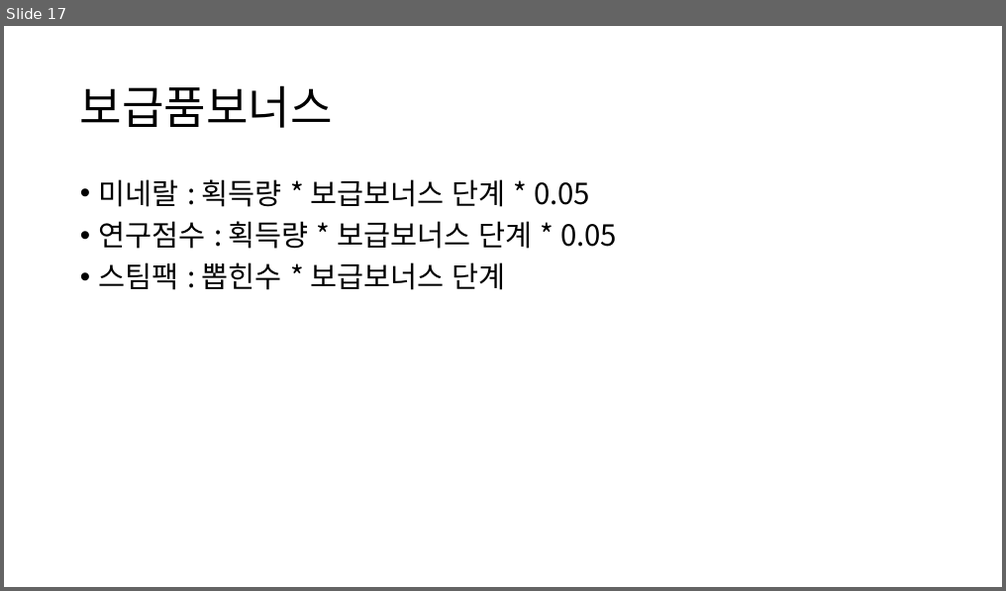
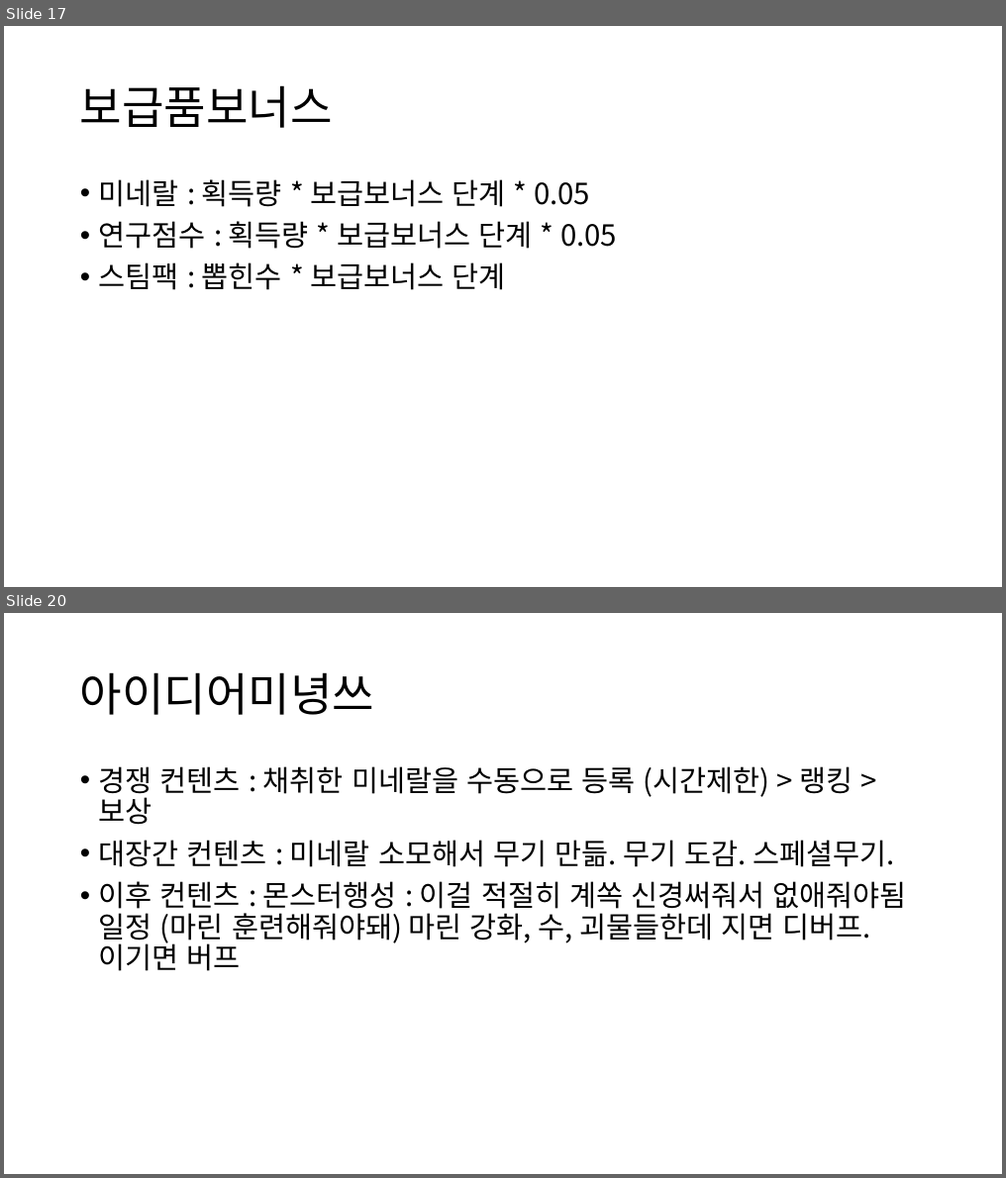
Before and after one commit to SungMinseok/IdleTerran1, a slide deck: SCV 24 기획안.pptx. Shown one above the other, each under a label of ours: slide 17 before the commit, slides 17 and 20 after it; the slides between them are not shown. The pictures are 1006x591 and 1006x1178 pixels, drawn with LibreOffice and Linux fonts; fonts in the diff are those of the drawing. Boxes give left, top, right and bottom in pixels: in the first picture for what was removed or moved away, otherwise in the second. Text is boxed around its words. In the diff, an @@ line names an element or a change of style, - is before the commit and + after.

```diff
--- a/SCV 24 기획안.pptx
+++ b/SCV 24 기획안.pptx
@@ slide 20 added at box(4, 613, 1002, 1174), background #FFFFFF @@
@@ title added at box(80, 672, 374, 715), 44 pt, text #000000 @@
+아이디어미녕쓰
@@ text added at box(99, 766, 907, 971), 28 pt, text #000000 @@
+• 경쟁 컨텐츠 : 채취한 미네랄을 수동으로 등록 (시간제한) > 랭킹 > 보상
+• 대장간 컨텐츠 : 미네랄 소모해서 무기 만듦. 무기 도감. 스페셜무기.
+• 이후 컨텐츠 : 몬스터행성 : 이걸 적절히 계쏙 신경써줘서 없애줘야됨 일정 (마린 훈련해줘야돼) 마린 강화, 수, 괴물들한데 지면 디버프. 이기면 버프
```
Also in this commit, not shown: 1 slide changed, 3 other slides added, 22 other files.
